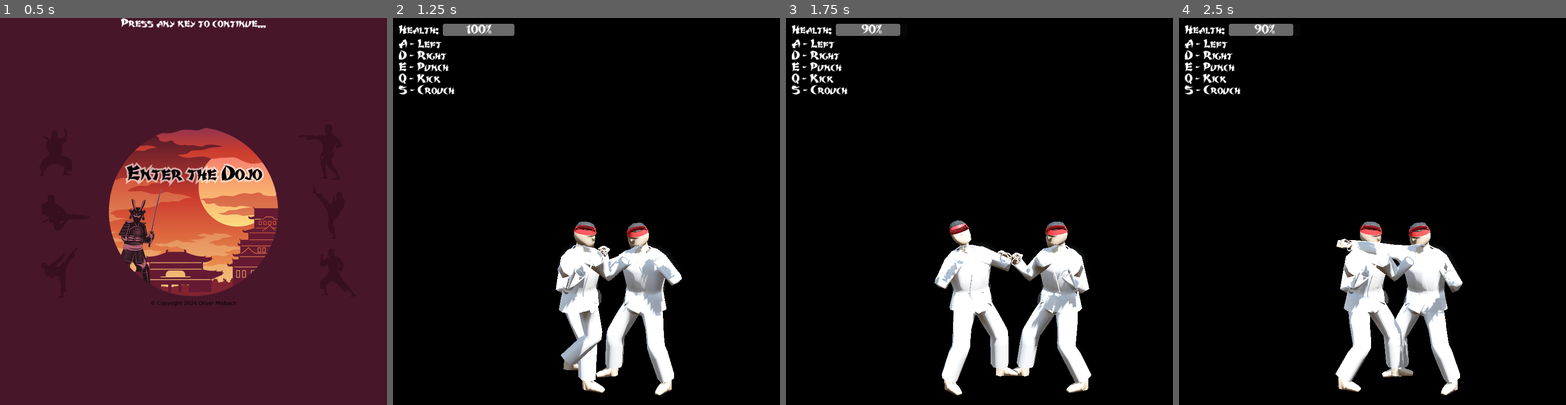
Above: before the commit, frames 1-4 (left to right).
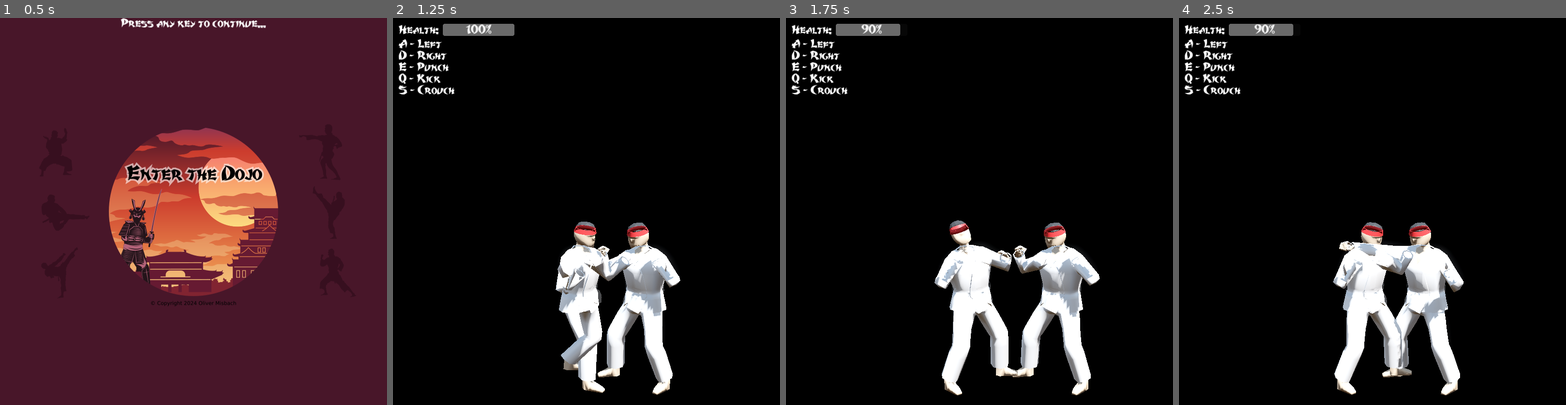
Above: after the commit, the same moments.

Repository: Oliver-Misbach/EnterTheDojo
Game: Godot game, scene res://src/menu/main_menu.tscn
Two runs of this game, one before a commit and one after it. Both use one fixed random seed, a clock stepped at 60 frames per second and the inputs below. The engine's default icon, where the game draws it, is replaced by a stand-in: a white triangle on a blue panel in a dark square.
Inputs:
- Up to frame 1 (0.5 s): no input
- Up to frame 2 (1.25 s): tap Enter at 0.5 s; hold D (right) from 0.53 s (still down); tap S (crouch) at 0.6 s
- Up to frame 3 (1.75 s): release D (right) at 1.28 s; hold A (left) from 1.28 s (still down); tap Q (kick) at 1.35 s
- Up to frame 4 (2.5 s): release A (left) at 2.03 s; hold D (right) from 2.03 s (still down); tap E (punch) at 2.1 s

Frame 1 is identical in both runs. In frame 2, 0.9% of the frame differs, in the area x 50-75%, y 52-98%; in frame 3, 2.7%, in the area x 57-82%, y 52-98%; in frame 4, 2.4%.

Commit message:
reset animations, animation blending, fix materials

Diff:
--- a/src/character/character.tscn
+++ b/src/character/character.tscn
@@ -3,10 +3,10 @@
 [ext_resource type="Script" path="res://src/character/character.gd" id="1_feilg"]
 [ext_resource type="Texture2D" uid="uid://cbveomv0sowod" path="res://src/icon.svg" id="2_l4r3p"]
 [ext_resource type="PackedScene" uid="uid://mnj15h0sy3t8" path="res://assets/3D Assets/Character Models/Player Character Model/Player_Character.glb" id="3_f6hel"]
-[ext_resource type="Texture2D" uid="uid://begp75ina37qx" path="res://assets/3D Assets/Character Models/Player Character Model/Player_Character_basecolor_skin.png" id="4_fofl8"]
-[ext_resource type="Texture2D" uid="uid://djbcisd3bjcvs" path="res://assets/3D Assets/Character Models/Player Character Model/Player_Character_basecolor_player_clothes.png" id="4_ufrtj"]
-[ext_resource type="Texture2D" uid="uid://dwhurebebltbi" path="res://assets/3D Assets/Character Models/Player Character Model/Player_Character_basecolor_black.png" id="5_3867m"]
-[ext_resource type="Texture2D" uid="uid://8nkd0yxej538" path="res://assets/3D Assets/Character Models/Player Character Model/Player_Character_basecolor_headband.png" id="7_kf584"]
+[ext_resource type="Texture2D" uid="uid://begp75ina37qx" path="res://assets/3D Assets/Character Models/Player Character Model/Player_Character_basecolor_skin.png" id="4_rubme"]
+[ext_resource type="Texture2D" uid="uid://dwhurebebltbi" path="res://assets/3D Assets/Character Models/Player Character Model/Player_Character_basecolor_black.png" id="5_daxvm"]
+[ext_resource type="Texture2D" uid="uid://djbcisd3bjcvs" path="res://assets/3D Assets/Character Models/Player Character Model/Player_Character_basecolor_player_clothes.png" id="6_agcg2"]
+[ext_resource type="Texture2D" uid="uid://8nkd0yxej538" path="res://assets/3D Assets/Character Models/Player Character Model/Player_Character_basecolor_headband.png" id="7_d24hr"]
 [ext_resource type="Script" path="res://src/state_machine/state_machine.gd" id="8_un5e1"]
 [ext_resource type="Script" path="res://src/character/state/idle.gd" id="9_cxhtl"]
 [ext_resource type="Script" path="res://src/character/state/attack.gd" id="10_32dq6"]
@@ -66,69 +66,72 @@
 transform = Transform3D(4.37114e-08, 0, 1, 0, 0.884, 0, 1, 0, -4.37114e-08, 0, 0, 0)
 
 [node name="Skeleton3D" parent="Player_Character/Karate_Man_Rig" index="0"]
-bones/1/position = Vector3(0.396643, -0.089566, -1.3999)
+bones/1/position = Vector3(0.415881, -0.115498, -0.85565)
 bones/1/rotation = Quaternion(0.409336, -7.78776e-15, 0.912384, -3.25311e-07)
-bones/2/position = Vector3(-0.0245476, 0.358021, -1.41909)
+bones/2/position = Vector3(-0.0259287, 0.264698, -0.949678)
 bones/2/rotation = Quaternion(-0.409336, 1.69311e-15, 0.912384, -1.63445e-15)
-bones/3/position = Vector3(0.190629, -0.30646, -0.122106)
-bones/3/rotation = Quaternion(0.999839, 7.79543e-16, -0.0179412, -2.48313e-07)
-bones/4/position = Vector3(-0.166915, 0.25606, -0.122105)
+bones/3/position = Vector3(0.248633, -0.192085, -0.122106)
+bones/3/rotation = Quaternion(0.999839, 1.00162e-15, -0.0179412, -2.48313e-07)
+bones/4/position = Vector3(-0.0870829, 0.214167, -0.122105)
 bones/4/rotation = Quaternion(0.999839, 2.2208e-16, 0.0179408, -2.48313e-07)
-bones/5/position = Vector3(0.800586, 0.593903, 0.084476)
+bones/5/position = Vector3(0.678959, 0.305155, -0.665614)
 bones/6/position = Vector3(0.00682307, 0.530284, -0.338917)
-bones/7/position = Vector3(0.202271, -0.446086, -1.01201)
-bones/7/rotation = Quaternion(0.436128, 1.07222e-14, 0.899885, -3.46603e-07)
-bones/8/position = Vector3(-0.186242, 0.402236, -1.05134)
-bones/8/rotation = Quaternion(-0.436128, -1.56636e-15, 0.899885, 1.39187e-15)
-bones/9/position = Vector3(-3.42833e-07, -0.102329, -0.880381)
-bones/9/rotation = Quaternion(-0.659609, 0.293419, -0.292779, 0.626978)
-bones/10/rotation = Quaternion(0.0780099, -0.0018228, -0.00818292, 0.996917)
-bones/11/rotation = Quaternion(0.0420403, -0.00100591, 0.00654087, 0.999094)
-bones/12/rotation = Quaternion(0.04886, -0.153081, 0.0252123, 0.986683)
-bones/13/rotation = Quaternion(-0.016876, 0.0263862, 0.00194181, 0.999508)
+bones/7/position = Vector3(0.211378, -0.568028, -0.542974)
+bones/7/rotation = Quaternion(0.390549, -0.194111, 0.80584, 0.400518)
+bones/8/position = Vector3(-0.337254, 0.331554, -0.607619)
+bones/8/rotation = Quaternion(-0.390549, 0.194111, 0.80584, 0.400519)
+bones/9/position = Vector3(0.00134759, -0.108869, -0.33226)
+bones/9/rotation = Quaternion(-0.614749, 0.374673, -0.36419, 0.59082)
+bones/10/rotation = Quaternion(0.0831359, -0.0012052, -0.00230186, 0.996535)
+bones/11/rotation = Quaternion(0.0471935, 0.000319465, 0.0122847, 0.99881)
+bones/12/rotation = Quaternion(0.0653164, -0.174705, 0.0449408, 0.981424)
+bones/13/rotation = Quaternion(0.00214493, 0.00414675, 0.0192383, 0.999804)
 bones/14/rotation = Quaternion(0.636841, 0.459617, 0.581343, -0.212664)
-bones/15/rotation = Quaternion(-0.222609, 0.651473, -0.142927, 0.711056)
-bones/16/rotation = Quaternion(0.931105, 0.0106947, -0.0145335, 0.364306)
-bones/17/rotation = Quaternion(0.0579922, -0.207834, -0.0869154, 0.972568)
-bones/18/rotation = Quaternion(0.0111622, 0.00987637, -0.659764, 0.751325)
-bones/19/rotation = Quaternion(2.37718e-07, -3.23265e-07, -0.634314, 0.773076)
-bones/20/rotation = Quaternion(-5.24028e-07, 8.20331e-07, -0.643023, 0.765847)
-bones/21/rotation = Quaternion(0.00704697, -0.0732667, -0.501332, 0.862119)
-bones/22/rotation = Quaternion(-0.625151, 0.00623561, -0.0446231, 0.779202)
+bones/15/rotation = Quaternion(-0.0700261, 0.723847, -0.198022, 0.657213)
+bones/16/rotation = Quaternion(0.899018, 0.0128434, -0.0140329, 0.437498)
+bones/17/rotation = Quaternion(0.189815, -0.208595, -0.000803836, 0.959405)
+bones/18/rotation = Quaternion(0.0111621, 0.00987639, -0.659764, 0.751325)
+bones/19/rotation = Quaternion(1.94349e-07, -3.65429e-07, -0.634314, 0.773076)
+bones/20/rotation = Quaternion(-5.03051e-07, 7.98442e-07, -0.643023, 0.765847)
+bones/21/rotation = Quaternion(0.00704693, -0.0732666, -0.501332, 0.862118)
+bones/22/rotation = Quaternion(-0.625151, 0.00623559, -0.0446231, 0.779202)
 bones/23/rotation = Quaternion(0.644229, -0.452346, -0.576298, -0.219621)
-bones/24/rotation = Quaternion(-0.248236, -0.467779, 0.0274799, 0.847824)
-bones/25/rotation = Quaternion(0.893242, -0.0131858, 0.0139428, 0.449166)
-bones/26/rotation = Quaternion(0.0961872, 0.300075, 0.0960978, 0.944176)
-bones/27/rotation = Quaternion(0.00836627, -0.0147732, 0.564276, 0.825412)
-bones/28/rotation = Quaternion(1.96792e-07, 3.67842e-07, 0.634314, 0.773075)
-bones/29/rotation = Quaternion(-5.17919e-07, -7.87785e-07, 0.643023, 0.765847)
-bones/30/rotation = Quaternion(0.00704696, 0.0732666, 0.501332, 0.862119)
-bones/31/rotation = Quaternion(-0.625151, -0.00623561, 0.0446232, 0.779202)
-bones/32/rotation = Quaternion(0.972047, 0.0815932, 0.164036, 0.146831)
-bones/32/scale = Vector3(1, 1, 1.00001)
-bones/33/rotation = Quaternion(0.408817, 0.000912181, 0.00680153, 0.912591)
-bones/33/scale = Vector3(1, 0.999999, 1)
-bones/34/rotation = Quaternion(-0.636398, 0.0389336, 0.140646, 0.75743)
-bones/34/scale = Vector3(1, 0.999997, 1)
+bones/24/rotation = Quaternion(-0.141779, -0.294193, -0.257932, 0.909297)
+bones/25/rotation = Quaternion(0.964508, -0.00773575, 0.0150556, 0.263511)
+bones/26/rotation = Quaternion(0.00170274, 0.479046, -0.0390809, 0.876918)
+bones/27/rotation = Quaternion(0.0083663, -0.0147731, 0.564276, 0.825412)
+bones/28/rotation = Quaternion(1.48604e-07, 3.7507e-07, 0.634314, 0.773075)
+bones/29/rotation = Quaternion(-5.10623e-07, -8.16058e-07, 0.643023, 0.765847)
+bones/30/rotation = Quaternion(0.00704695, 0.0732666, 0.501332, 0.862118)
+bones/31/rotation = Quaternion(-0.625151, -0.0062356, 0.0446232, 0.779202)
+bones/32/rotation = Quaternion(0.674525, 0.101179, 0.156239, 0.714401)
+bones/32/scale = Vector3(1, 1, 1.00002)
+bones/33/rotation = Quaternion(0.940527, 0.000339218, 0.0156473, 0.339358)
+bones/33/scale = Vector3(1, 0.999985, 1.00001)
+bones/34/rotation = Quaternion(-0.718781, 0.269678, 0.205565, 0.606936)
+bones/34/scale = Vector3(1.00001, 0.999994, 1)
 bones/35/rotation = Quaternion(0.0430321, 0.936373, -0.347492, -0.024581)
-bones/36/rotation = Quaternion(0.943038, -0.184465, 0.188478, 0.2028)
-bones/36/scale = Vector3(1, 1, 1.00001)
-bones/37/rotation = Quaternion(0.315422, -0.000948462, -0.00524775, 0.948937)
-bones/37/scale = Vector3(0.999999, 1, 1)
-bones/38/rotation = Quaternion(-0.440082, 0.20837, -0.0960169, 0.868153)
-bones/38/scale = Vector3(0.999996, 1, 1)
+bones/36/rotation = Quaternion(0.603619, -0.490607, 0.181381, 0.601706)
+bones/36/scale = Vector3(0.999999, 1, 1.00002)
+bones/37/rotation = Quaternion(0.922563, -0.000385356, -0.0153485, 0.385541)
+bones/37/scale = Vector3(1, 0.999983, 1.00002)
+bones/38/rotation = Quaternion(-0.632092, 0.02599, -0.199828, 0.748234)
+bones/38/scale = Vector3(0.999997, 0.999996, 1.00001)
 bones/40/rotation = Quaternion(-0.529375, -0.396972, -0.616752, 0.42637)
-bones/41/rotation = Quaternion(-0.358863, 0.000172009, -0.000299424, 0.93339)
-bones/42/rotation = Quaternion(-0.205818, 0.0001502, -0.000132893, 0.97859)
+bones/41/rotation = Quaternion(-0.358863, 0.000172011, -0.00029942, 0.93339)
+bones/42/rotation = Quaternion(-0.205818, 0.000150173, -0.000132899, 0.97859)
 bones/43/rotation = Quaternion(-0.529375, 0.396972, 0.616752, 0.42637)
-bones/44/rotation = Quaternion(-0.358863, -0.000172034, 0.000299515, 0.93339)
-bones/45/rotation = Quaternion(-0.205818, -0.000150197, 0.000132895, 0.97859)
+bones/44/rotation = Quaternion(-0.358863, -0.000172035, 0.00029953, 0.93339)
+bones/45/rotation = Quaternion(-0.205818, -0.000150184, 0.000132895, 0.97859)
 
 [node name="Karate_Man" parent="Player_Character/Karate_Man_Rig/Skeleton3D" index="0"]
-surface_material_override/0 = SubResource("StandardMaterial3D_dbi8i")
-surface_material_override/1 = SubResource("StandardMaterial3D_ufw53")
-surface_material_override/2 = SubResource("StandardMaterial3D_883cs")
-surface_material_override/3 = SubResource("StandardMaterial3D_7fap7")
+surface_material_override/0 = SubResource("StandardMaterial3D_7576j")
+surface_material_override/1 = SubResource("StandardMaterial3D_dhpjx")
+surface_material_override/2 = SubResource("StandardMaterial3D_7wkj3")
+surface_material_override/3 = SubResource("StandardMaterial3D_xfpa7")
+
+[node name="AnimationPlayer" parent="Player_Character" index="1"]
+playback_default_blend_time = 0.2
 
 [node name="StateMachine" type="Node" parent="." node_paths=PackedStringArray("current")]
 script = ExtResource("8_un5e1")
--- a/src/character/enemy.tscn
+++ b/src/character/enemy.tscn
@@ -13,4 +13,50 @@
 [node name="Karate_Man_Rig" parent="Player_Character" index="0"]
 transform = Transform3D(7.54979e-08, 0, -1, 0, 0.884, 0, 1, 0, 7.54979e-08, 0, 0, 0)
 
+[node name="Skeleton3D" parent="Player_Character/Karate_Man_Rig" index="0"]
+bones/1/position = Vector3(0.391187, -0.184948, -1.55725)
+bones/2/position = Vector3(-0.0272768, 0.336596, -1.4978)
+bones/3/position = Vector3(0.190629, -0.30646, -0.122106)
+bones/3/rotation = Quaternion(0.999839, 7.79543e-16, -0.0179412, -2.48313e-07)
+bones/4/position = Vector3(-0.166915, 0.214167, -0.122105)
+bones/5/position = Vector3(0.663946, 0.0162168, -0.419031)
+bones/7/position = Vector3(0.21003, -0.49613, -1.0911)
+bones/7/rotation = Quaternion(0.436128, 1.07222e-14, 0.899885, -3.46603e-07)
+bones/8/position = Vector3(-0.338602, 0.403452, -1.15574)
+bones/8/rotation = Quaternion(-0.436128, -1.56636e-15, 0.899885, 1.39187e-15)
+bones/9/position = Vector3(-3.42833e-07, -0.102329, -0.880381)
+bones/13/rotation = Quaternion(0.00214492, 0.00414676, 0.0192383, 0.999804)
+bones/15/rotation = Quaternion(0.0816709, 0.492961, -0.161614, 0.850999)
+bones/16/rotation = Quaternion(0.931283, 0.0106813, -0.0145367, 0.36385)
+bones/17/rotation = Quaternion(-0.0331604, -0.49675, 0.0135808, 0.867154)
+bones/18/rotation = Quaternion(0.0111622, 0.00987636, -0.659764, 0.751325)
+bones/19/rotation = Quaternion(1.67845e-07, -3.33505e-07, -0.634314, 0.773076)
+bones/20/rotation = Quaternion(-5.27372e-07, 8.21547e-07, -0.643023, 0.765847)
+bones/21/rotation = Quaternion(0.00704699, -0.0732667, -0.501332, 0.862118)
+bones/22/rotation = Quaternion(-0.625151, 0.00623558, -0.0446231, 0.779202)
+bones/24/rotation = Quaternion(-0.1245, -0.332651, -0.231328, 0.905721)
+bones/25/rotation = Quaternion(0.928533, -0.0108856, 0.0144939, 0.370808)
+bones/26/rotation = Quaternion(0.0791515, 0.449609, -0.0125843, 0.889622)
+bones/27/rotation = Quaternion(0.00836631, -0.0147731, 0.564276, 0.825412)
+bones/28/rotation = Quaternion(2.05224e-07, 3.41339e-07, 0.634314, 0.773075)
+bones/29/rotation = Quaternion(-5.05759e-07, -8.38252e-07, 0.643023, 0.765847)
+bones/30/rotation = Quaternion(0.00704697, 0.0732666, 0.501332, 0.862119)
+bones/31/rotation = Quaternion(-0.625151, -0.00623562, 0.0446232, 0.779202)
+bones/32/rotation = Quaternion(0.971918, 0.103928, 0.034416, 0.208302)
+bones/32/scale = Vector3(1, 1, 1.00001)
+bones/33/rotation = Quaternion(0.412079, 0.000910679, 0.00685577, 0.911122)
+bones/33/scale = Vector3(1, 0.999999, 1)
+bones/34/rotation = Quaternion(-0.583788, 0.0617162, 0.155628, 0.794457)
+bones/34/scale = Vector3(1.00001, 0.999996, 1)
+bones/36/rotation = Quaternion(0.905034, -0.221032, 0.321477, 0.169445)
+bones/36/scale = Vector3(1, 1, 1.00001)
+bones/37/rotation = Quaternion(0.345133, -0.000938071, -0.00574203, 0.938536)
+bones/37/scale = Vector3(1, 1, 1)
+bones/38/rotation = Quaternion(-0.477838, 0.183838, -0.112398, 0.851611)
+bones/38/scale = Vector3(0.999997, 1, 1)
+bones/41/rotation = Quaternion(-0.358863, 0.000172028, -0.00029943, 0.93339)
+bones/42/rotation = Quaternion(-0.205818, 0.000150178, -0.000132899, 0.97859)
+bones/44/rotation = Quaternion(-0.358863, -0.000172037, 0.000299542, 0.93339)
+bones/45/rotation = Quaternion(-0.205818, -0.000150184, 0.000132901, 0.97859)
+
 [editable path="Player_Character"]
--- a/src/character/player.tscn
+++ b/src/character/player.tscn
@@ -9,6 +9,44 @@
 [node name="Karate_Man_Rig" parent="Player_Character" index="0"]
 transform = Transform3D(7.54979e-08, 5.83461e-15, 1, -8.74228e-08, 0.884, 0, 1, 7.72817e-08, -7.54979e-08, 0, 0, 0)
 
+[node name="Skeleton3D" parent="Player_Character/Karate_Man_Rig" index="0"]
+bones/0/scale = Vector3(1, 1, 1)
+bones/1/rotation = Quaternion(0.409336, -1.2273e-14, 0.912384, -3.25311e-07)
+bones/3/rotation = Quaternion(0.999839, 8.21331e-16, -0.0179412, -2.48313e-07)
+bones/3/scale = Vector3(1, 1, 1)
+bones/4/rotation = Quaternion(0.999839, 2.80857e-16, 0.0179408, -2.48313e-07)
+bones/5/rotation = Quaternion(-3.89808e-16, 0.016635, 1.63694e-16, 0.999862)
+bones/6/rotation = Quaternion(1.98655e-07, -0.0166347, -3.30501e-09, 0.999862)
+bones/7/scale = Vector3(1, 1, 1)
+bones/8/rotation = Quaternion(-0.390549, 0.194111, 0.805839, 0.400519)
+bones/8/scale = Vector3(1, 1, 1)
+bones/9/rotation = Quaternion(-0.614749, 0.374673, -0.36419, 0.590821)
+bones/12/rotation = Quaternion(0.0653163, -0.174705, 0.0449408, 0.981424)
+bones/12/scale = Vector3(1, 1, 1)
+bones/13/scale = Vector3(1, 1, 1)
+bones/14/scale = Vector3(1, 1, 1)
+bones/15/rotation = Quaternion(-0.0700262, 0.723847, -0.198022, 0.657213)
+bones/16/rotation = Quaternion(0.899018, 0.0128434, -0.0140329, 0.437499)
+bones/16/scale = Vector3(1, 1, 1)
+bones/17/rotation = Quaternion(0.189815, -0.208595, -0.000803837, 0.959405)
+bones/18/scale = Vector3(1, 1, 1)
+bones/21/rotation = Quaternion(0.00704693, -0.0732666, -0.501332, 0.862119)
+bones/21/scale = Vector3(1, 1, 1)
+bones/22/scale = Vector3(1, 1, 1)
+bones/23/scale = Vector3(1, 1, 1)
+bones/25/scale = Vector3(1, 1, 1)
+bones/26/rotation = Quaternion(0.00170273, 0.479046, -0.0390809, 0.876918)
+bones/26/scale = Vector3(1, 1, 1)
+bones/27/rotation = Quaternion(0.00836631, -0.0147731, 0.564276, 0.825411)
+bones/30/rotation = Quaternion(0.00704697, 0.0732666, 0.501332, 0.862119)
+bones/31/scale = Vector3(1, 1, 1)
+bones/35/scale = Vector3(1, 1, 1)
+bones/36/rotation = Quaternion(0.603619, -0.490607, 0.18138, 0.601706)
+bones/37/rotation = Quaternion(0.922563, -0.000385357, -0.0153485, 0.385541)
+bones/39/rotation = Quaternion(-0.043032, 0.936373, -0.347492, 0.024581)
+bones/39/scale = Vector3(1, 1, 1)
+bones/40/scale = Vector3(1, 1, 1)
+
 [node name="Camera3D" type="Camera3D" parent="Player_Character" index="2"]
 transform = Transform3D(1, 0, 0, 0, 0.984808, 0.173648, 0, -0.173648, 0.984808, 0, 3, 7)
 fov = 30.0
Not shown: 1 places in src/character/character.tscn that only renumber resources
